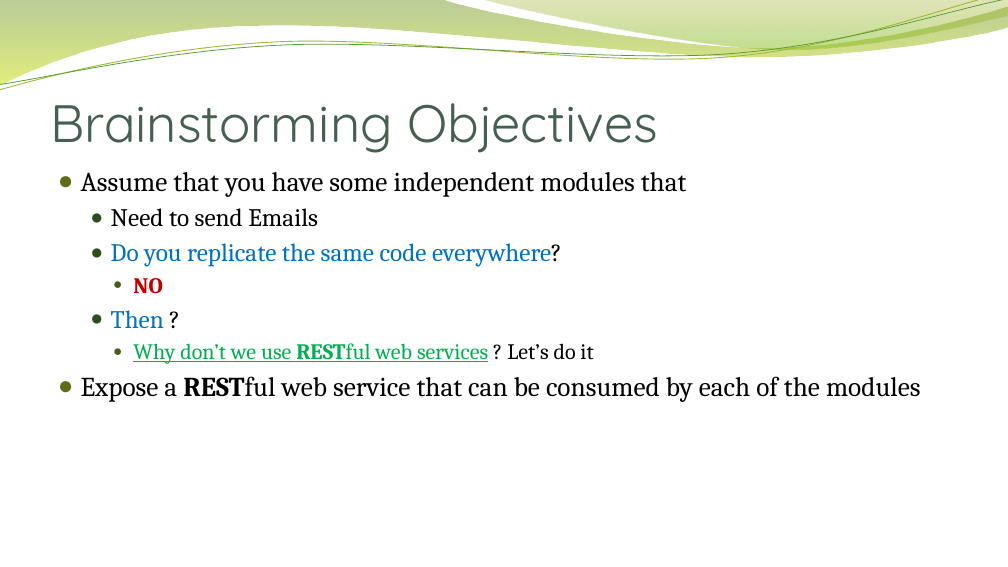
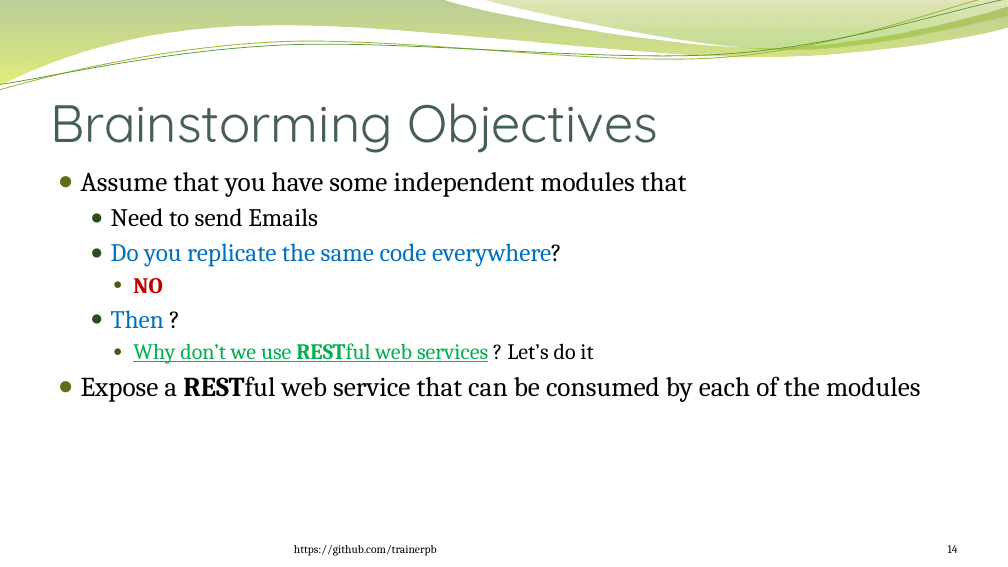
Before and after one commit to trainerpb/training, a slide deck: slide 14 of Email via Spring.pptx. Drawn at 1008x567 pixels with LibreOffice and Linux fonts; fonts in the diff are those of the drawing; background and template pictures are left out. Boxes give left, top, right and bottom in pixels: in the first picture for what was removed or moved away, otherwise in the second. Text is boxed around its words. In the diff, an @@ line names an element or a change of style, - is before the commit and + after.

```diff
--- a/Email via Spring.pptx
+++ b/Email via Spring.pptx
@@ text added at [294,545,437,556], 11 pt, text #000000 @@
+https://github.com/trainerpb
@@ page number added at [948,545,958,553], 11 pt, text #000000 @@
+14
```
Also in this commit, not shown: 17 other slides changed.
